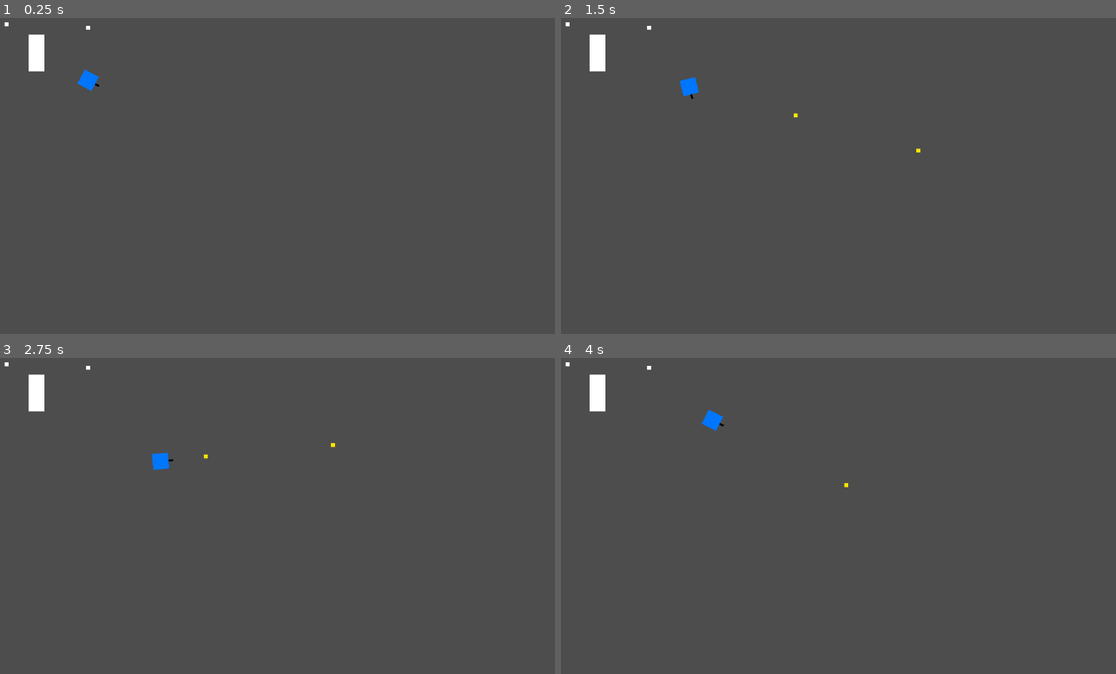
Above: before the commit, frames 1-4 (two rows, left to right).
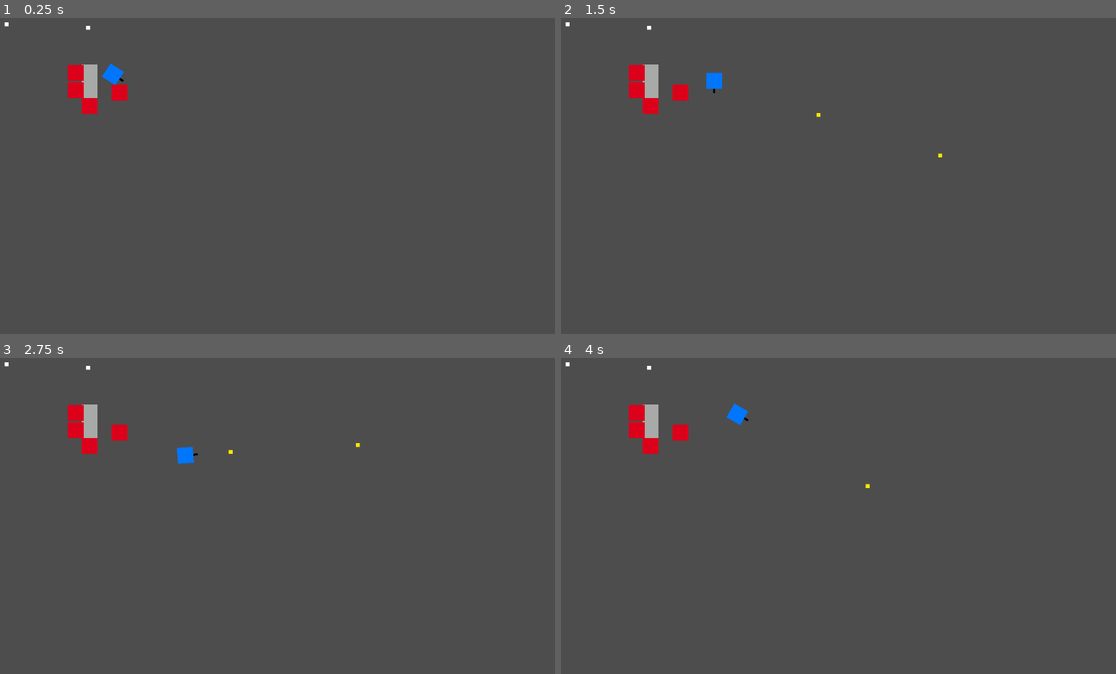
Above: after the commit, the same moments.

Repository: rledford/drone-commander-2025
Game: Godot game, scene res://main.tscn
Two runs of this game, one before a commit and one after it. Both use one fixed random seed, a clock stepped at 60 frames per second and the inputs below.
Inputs (mouse positions are in pixels of both pictures, inside the frame that each line leads up to):
- Up to frame 1 (0.25 s): no input
- Up to frame 2 (1.5 s): tap Enter at 0.5 s; move the mouse to (955, 160) at 0.52 s; press the mouse at (955, 160) at 0.53 s; hold D (move_right) 0.53-1.28 s; tap E (interact) at 0.6 s; move the mouse to (716, 191) at 1.27 s; release the mouse at (716, 191) at 1.28 s; hold S (move_down) from 1.28 s (still down); click (716, 191) at 1.35 s
- Up to frame 3 (2.75 s): tap E (interact) at 1.55, 2.1 s; move the mouse to (327, 446) at 2.02 s; release S (move_down) at 2.03 s; press the mouse at (327, 446) at 2.03 s; hold D (move_right) from 2.03 s (still down)
- Up to frame 4 (4 s): move the mouse to (799, 579) at 2.77 s; release D (move_right) at 2.78 s; release the mouse at (799, 579) at 2.78 s; hold W (move_up) 2.78-3.53 s; click (799, 579) at 2.85 s; tap E (interact) at 3.05, 3.6 s; move the mouse to (999, 563) at 3.52 s; press the mouse at (999, 563) at 3.53 s; hold A (move_left) from 3.53 s (still down)

The runs differ from the first frame. In frame 1, 1.4% of the frame differs, in the area x 5-23%, y 5-31%; in frame 2, 1.5%; in frame 3, 1.5%, in the area x 5-65%, y 5-36%; in frame 4, 1.5%.

Commit message:
feat: Setup initial resource system.
- Add events for requesting, accepting, and rejecting player
crafting requests based on the amount of `_total_scrap` the
player has remaining.
- Adds test enemy that can be hit by player bullets and drops
1-3 scrap.
- Implements initial workbench crafting system based on a
`craft_type`, `craft_time`, and `craft_cost`.

Diff:
--- a/actors/bullet/bullet.gd
+++ b/actors/bullet/bullet.gd
@@ -21,6 +21,7 @@
 func _physics_process(delta: float) -> void:
 	var collision = move_and_collide(velocity * delta)
 	if collision:
+		EventBus.bullet_hit.emit(self, collision)
 		EventBus.bullet_expired.emit(self)
 
 
--- /dev/null
+++ b/actors/enemy/test_enemy/test_enemy.gd
@@ -0,0 +1 @@
+extends CharacterBody2D
--- /dev/null
+++ b/actors/enemy/test_enemy/test_enemy.tscn
@@ -0,0 +1,20 @@
+[gd_scene load_steps=3 format=3 uid="uid://c2peryne0m35g"]
+
+[ext_resource type="Script" uid="uid://dul7sbvr06dsg" path="res://actors/enemy/test_enemy/test_enemy.gd" id="1_2gygt"]
+
+[sub_resource type="CircleShape2D" id="CircleShape2D_m6cq1"]
+
+[node name="TestEnemy" type="CharacterBody2D" groups=["enemy"]]
+collision_layer = 2
+collision_mask = 6
+script = ExtResource("1_2gygt")
+
+[node name="ColorRect" type="ColorRect" parent="."]
+modulate = Color(0.861424, 0, 0.101847, 1)
+offset_left = -16.0
+offset_top = -16.0
+offset_right = 16.0
+offset_bottom = 16.0
+
+[node name="CollisionShape2D" type="CollisionShape2D" parent="."]
+shape = SubResource("CircleShape2D_m6cq1")
--- a/actors/player/player.gd
+++ b/actors/player/player.gd
@@ -33,7 +33,7 @@
 	self._last_fire_time = now
 
 	var dir = self.global_position.direction_to(get_global_mouse_position())
-	EventBus.bullet_fired.emit(&"player", Vector2(position), dir, bullet_speed, bullet_damage)
+	EventBus.bullet_fired.emit(Vector2(position), dir, bullet_speed, bullet_damage)
 
 
 func _physics_process(delta: float) -> void:
--- a/actors/player/player.tscn
+++ b/actors/player/player.tscn
@@ -3,6 +3,7 @@
 [ext_resource type="Script" uid="uid://cc1coey7jtu50" path="res://actors/player/player.gd" id="1_nvxhs"]
 
 [sub_resource type="CircleShape2D" id="CircleShape2D_6uhly"]
+radius = 15.0333
 
 [node name="Player" type="CharacterBody2D"]
 collision_mask = 12
--- a/actors/scrap/scrap.gd
+++ b/actors/scrap/scrap.gd
@@ -1,11 +1,27 @@
-extends Node2D
+extends CharacterBody2D
+class_name Scrap
 
 @onready var collectible: CollectibleComponent = $CollectibleComponent
+
+var slide_speed: float = 25.0
+var slide_decay: float = 10.0
+var slide_direction: Vector2 = Vector2.ZERO
 
 func _ready() -> void:
 	collectible.collected.connect(_on_collected)
 
 
-func _on_collected(by: Node, item_id: String, amount: int) -> void:
-	print("collected ", item_id, " x", amount, " by ", by.name)
-	queue_free()
+func _physics_process(delta: float) -> void:
+	velocity = velocity.move_toward(Vector2.ZERO, delta * slide_decay)
+	move_and_slide()
+
+
+func setup(pos: Vector2):
+	var rand_angle = randf() * 2.0 * PI
+	slide_direction = Vector2.RIGHT.rotated(rand_angle)
+	velocity = slide_direction * slide_speed
+	global_position = pos
+
+
+func _on_collected(by: Node, _item_id: String, amount: int) -> void:
+	EventBus.scrap_collected.emit(by, self, amount)
--- a/actors/scrap/scrap.tscn
+++ b/actors/scrap/scrap.tscn
@@ -6,7 +6,12 @@
 [sub_resource type="CircleShape2D" id="CircleShape2D_glojv"]
 radius = 4.0
 
-[node name="Scrap" type="Node2D"]
+[sub_resource type="CircleShape2D" id="CircleShape2D_1ytnd"]
+radius = 2.0
+
+[node name="Scrap" type="CharacterBody2D"]
+collision_layer = 0
+collision_mask = 4
 script = ExtResource("1_glojv")
 
 [node name="ColorRect" type="ColorRect" parent="."]
@@ -21,6 +26,9 @@
 [node name="CollisionShape2D" type="CollisionShape2D" parent="CollectibleArea"]
 shape = SubResource("CircleShape2D_glojv")
 
+[node name="CollisionShape2D" type="CollisionShape2D" parent="."]
+shape = SubResource("CircleShape2D_1ytnd")
+
 [node name="CollectibleComponent" parent="." node_paths=PackedStringArray("area") instance=ExtResource("1_1v02r")]
 item_id = &"scrap"
 area = NodePath("../CollectibleArea")
--- a/actors/workbench/workbench.gd
+++ b/actors/workbench/workbench.gd
@@ -1,10 +1,57 @@
 extends Node2D
+
+@export var craft_type: StringName
+@export var craft_time: float
+@export var craft_cost: int = 10
 
 @onready var interaction: InteractableComponent = $InteractableComponent
 
+signal craft_progress_changed(new_progress: float, old_progress: float)
+
+var _is_crafting = false
+var _craft_progress = 0.0
+
+
 func _ready() -> void:
 	interaction.interact.connect(_on_interact)
+	EventBus.craft_drone_request_accepted.connect(_on_craft_request_accepted)
+	EventBus.craft_drone_request_rejected.connect(_on_craft_request_rejected)
+
+
+func _process(delta: float) -> void:
+	if _is_crafting:
+		var old_craft_progress = _craft_progress
+		_craft_progress = clamp(_craft_progress + delta, 0.0, craft_time)
+		craft_progress_changed.emit(_craft_progress, old_craft_progress)
+		if _craft_progress >= craft_time:
+			_complete_crafting()
+
+func _on_craft_request_accepted(to: Node) -> void:
+	if not to == self: return
+
+	_start_crafting()
+
+
+func _on_craft_request_rejected(to: Node, reason: String) -> void:
+	print("checking rejected craft request")
+	if not to == self: return
+
+	print("Unable to craft %s: %s" % [self.craft_type, reason])
+
+
+func _start_crafting():
+	print("crafting %s..." % [craft_type])
+	_is_crafting = true
+	_craft_progress = 0.0
+
+
+func _complete_crafting():
+	print("crafted %s" % [craft_type])
+	_is_crafting = false
+	# emit whatever to spawn drone at some position
 
 
 func _on_interact():
-	print("interacted with workbench")
+	if _is_crafting: return
+
+	EventBus.craft_drone_requested.emit(self, craft_cost)
--- a/actors/workbench/workbench.tscn
+++ b/actors/workbench/workbench.tscn
@@ -4,7 +4,7 @@
 [ext_resource type="PackedScene" uid="uid://bi6nojwai0jqo" path="res://components/interactable_component/interactable_component.tscn" id="1_b2xr7"]
 
 [sub_resource type="RectangleShape2D" id="RectangleShape2D_b2xr7"]
-size = Vector2(22, 64)
+size = Vector2(28, 70)
 
 [sub_resource type="RectangleShape2D" id="RectangleShape2D_6wh3t"]
 size = Vector2(14, 48)
@@ -13,6 +13,7 @@
 script = ExtResource("1_6wh3t")
 
 [node name="ColorRect" type="ColorRect" parent="."]
+modulate = Color(0.653476, 0.667354, 0.652236, 1)
 offset_left = -16.0
 offset_top = -37.0
 offset_right = 16.0
@@ -28,7 +29,7 @@
 [node name="InteractionArea" type="Area2D" parent="."]
 
 [node name="CollisionShape2D" type="CollisionShape2D" parent="InteractionArea"]
-position = Vector2(18, 0)
+position = Vector2(22, 0)
 shape = SubResource("RectangleShape2D_6wh3t")
 
 [node name="InteractableComponent" parent="." node_paths=PackedStringArray("area") instance=ExtResource("1_b2xr7")]
--- a/generics/pool.gd
+++ b/generics/pool.gd
@@ -21,5 +21,5 @@
 		return
 	var parent := node.get_parent()
 	if parent:
-		parent.remove_child(node)
+		parent.call_deferred("remove_child", node)
 	free.push_back(node)
--- a/globals/event_bus.gd
+++ b/globals/event_bus.gd
@@ -1,6 +1,18 @@
 extends Node
 
+# player
 signal player_dead
-signal bullet_fired(team_id: String, position: Vector2, direction: Vector2, speed: float, damage: int)
+signal bullet_hit(bullet: Node, collision: KinematicCollision2D)
+signal bullet_fired(position: Vector2, direction: Vector2, speed: float, damage: int)
 signal bullet_expired(bullet: Node)
-signal item_collected(by: Node, item_id: String, amount: int)
+
+# scrap
+signal scrap_dropped(position: Vector2)
+signal scrap_collected(by: Node, scrap: Node, amount: int)
+signal total_scrap_changed(old_scrap: int, new_scrap: int)
+
+# crafting
+signal craft_drone_requested(by: Node, cost: int)
+signal craft_drone_request_rejected(to: Node, reason: String)
+signal craft_drone_request_accepted(to: Node)
+signal craft_drone_completed(by: Node, cost: int)
--- a/main.tscn
+++ b/main.tscn
@@ -1,16 +1,18 @@
-[gd_scene load_steps=6 format=3 uid="uid://b6q8wks4ev5mq"]
+[gd_scene load_steps=7 format=3 uid="uid://b6q8wks4ev5mq"]
 
 [ext_resource type="PackedScene" uid="uid://ixic0jq3dl22" path="res://managers/game_manager/game_manager.tscn" id="1_1bvp3"]
 [ext_resource type="PackedScene" uid="uid://by0qoac7eocyx" path="res://actors/player/player.tscn" id="2_0xm2m"]
 [ext_resource type="PackedScene" uid="uid://biqfrlv8afh32" path="res://managers/pool_manager/pool_manager.tscn" id="2_lquwl"]
 [ext_resource type="PackedScene" uid="uid://bmrpgxq4n2bvx" path="res://actors/workbench/workbench.tscn" id="3_h2yge"]
 [ext_resource type="PackedScene" uid="uid://ckj8myqtxuoiq" path="res://actors/scrap/scrap.tscn" id="4_1bvp3"]
+[ext_resource type="PackedScene" uid="uid://c2peryne0m35g" path="res://actors/enemy/test_enemy/test_enemy.tscn" id="5_7mycd"]
 
 [node name="Main" type="Node2D"]
 
-[node name="GameManager" parent="." node_paths=PackedStringArray("pool_manager", "bullet_container") instance=ExtResource("1_1bvp3")]
+[node name="GameManager" parent="." node_paths=PackedStringArray("pool_manager", "bullet_container", "scrap_container") instance=ExtResource("1_1bvp3")]
 pool_manager = NodePath("../PoolManager")
 bullet_container = NodePath("../World/Bullets")
+scrap_container = NodePath("../World/Scrap")
 
 [node name="PoolManager" parent="." instance=ExtResource("2_lquwl")]
 
@@ -21,14 +23,28 @@
 [node name="Player" type="Node" parent="World"]
 
 [node name="Workbench" parent="World/Player" instance=ExtResource("3_h2yge")]
-position = Vector2(108, 75)
+position = Vector2(215, 135)
+craft_type = &"damage_drone"
+craft_time = 3.0
 
 [node name="Player" parent="World/Player" instance=ExtResource("2_0xm2m")]
-position = Vector2(212, 130)
+position = Vector2(262, 118)
 
 [node name="Drones" type="Node" parent="World"]
 
-[node name="Enemies" type="Node" parent="World"]
+[node name="Enemies" type="Node" parent="World" groups=["enemy"]]
+
+[node name="TestEnemy" parent="World/Enemies" instance=ExtResource("5_7mycd")]
+position = Vector2(187, 150)
+
+[node name="TestEnemy2" parent="World/Enemies" instance=ExtResource("5_7mycd")]
+position = Vector2(275, 155)
+
+[node name="TestEnemy3" parent="World/Enemies" instance=ExtResource("5_7mycd")]
+position = Vector2(215, 182)
+
+[node name="TestEnemy4" parent="World/Enemies" instance=ExtResource("5_7mycd")]
+position = Vector2(187, 115)
 
 [node name="ControlPoints" type="Node" parent="World"]
 
--- a/managers/game_manager/game_manager.gd
+++ b/managers/game_manager/game_manager.gd
@@ -3,30 +3,29 @@
 
 @export var pool_manager: PoolManager
 @export var bullet_container: Node
+@export var scrap_container: Node
+
+var _total_scrap: int = 0
 
 func _ready() -> void:
-	EventBus.item_collected.connect(on_item_collected)
-	EventBus.bullet_fired.connect(on_bullet_fired)
-	EventBus.bullet_expired.connect(on_bullet_expired)
-
-	pool_manager.register_pool(
-		&"bullet",
-		preload("res://actors/bullet/bullet.tscn"),
-		100
-	)
+	register_pools()
+	connect_signals()
 
 
-func on_item_collected(by: Node, item_id: String, amount: int) -> void:
-	print("Item ", item_id, " x", amount, " collected by ", by.name)
-
-
-func on_bullet_fired(team_id: String, position: Vector2, direction: Vector2, speed: float, damage: int) -> void:
-	print("bullet fired by team %s from %s toward %s moving %s px/s for %s damage" % [team_id, position, direction, speed, damage])
-
+func on_bullet_fired(position: Vector2, direction: Vector2, speed: float, damage: int) -> void:
 	var bullet = (pool_manager.acquire(&"bullet") as Bullet)
 	bullet.setup(position, direction, speed, damage)
 
 	bullet_container.add_child(bullet)
+
+
+func on_bullet_hit(_bullet: Node, collision: KinematicCollision2D) -> void:
+	var collider := collision.get_collider() as Node2D
+	if collider.is_in_group(&"enemy"):
+		collider.queue_free()
+		var scrap_count = randi_range(1,3)
+		for _i in range(scrap_count):
+			EventBus.scrap_dropped.emit(collider.global_position)
 
 
 
@@ -39,3 +38,46 @@
 	bullet.damage = 0.0
 
 	pool_manager.get_pool(&"bullet").release(bullet)
+
+
+func on_scrap_dropped(position: Vector2) -> void:
+	var scrap = pool_manager.acquire(&"scrap") as Scrap
+	scrap.setup(position)
+	scrap_container.add_child(scrap)
+
+
+func on_scrap_collected(_by: Node, scrap: Node, amount: int) -> void:
+	_total_scrap += amount
+	pool_manager.get_pool(&"scrap").release(scrap)
+
+
+func on_craft_drone_requested(by: Node, cost: int) -> void:
+	if _total_scrap < cost:
+		EventBus.craft_drone_request_rejected.emit(by, "Not enough scrap")
+	else:
+		var old_total_scrap = _total_scrap
+		_total_scrap -= cost
+		EventBus.total_scrap_changed.emit(old_total_scrap, _total_scrap)
+		EventBus.craft_drone_request_accepted.emit(by)
+
+
+func connect_signals():
+	EventBus.scrap_dropped.connect(on_scrap_dropped)
+	EventBus.scrap_collected.connect(on_scrap_collected)
+	EventBus.bullet_fired.connect(on_bullet_fired)
+	EventBus.bullet_hit.connect(on_bullet_hit)
+	EventBus.bullet_expired.connect(on_bullet_expired)
+	EventBus.craft_drone_requested.connect(on_craft_drone_requested)
+
+
+func register_pools():
+	pool_manager.register_pool(
+		&"bullet",
+		preload("res://actors/bullet/bullet.tscn"),
+		100
+	)
+	pool_manager.register_pool(
+		&"scrap",
+		preload("res://actors/scrap/scrap.tscn"),
+		100
+	)
--- a/project.godot
+++ b/project.godot
@@ -23,6 +23,10 @@
 [debug]
 
 gdscript/warnings/unused_signal=0
+
+[global_group]
+
+enemy=""
 
 [input]
 
Not shown, added: actors/enemy/test_enemy/test_enemy.gd.uid
Not shown: 1 places in actors/scrap/scrap.tscn that only renumber resources
